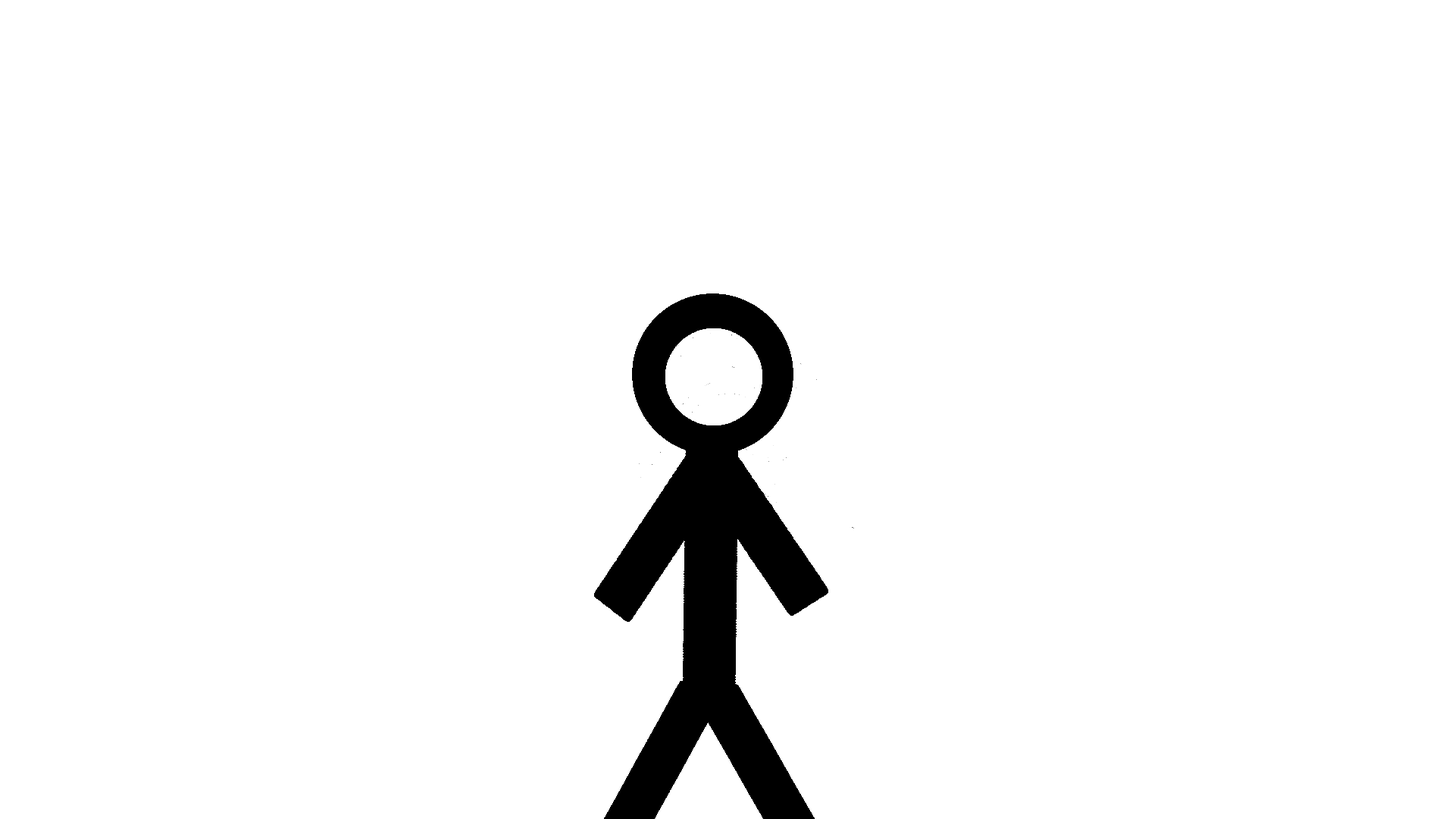
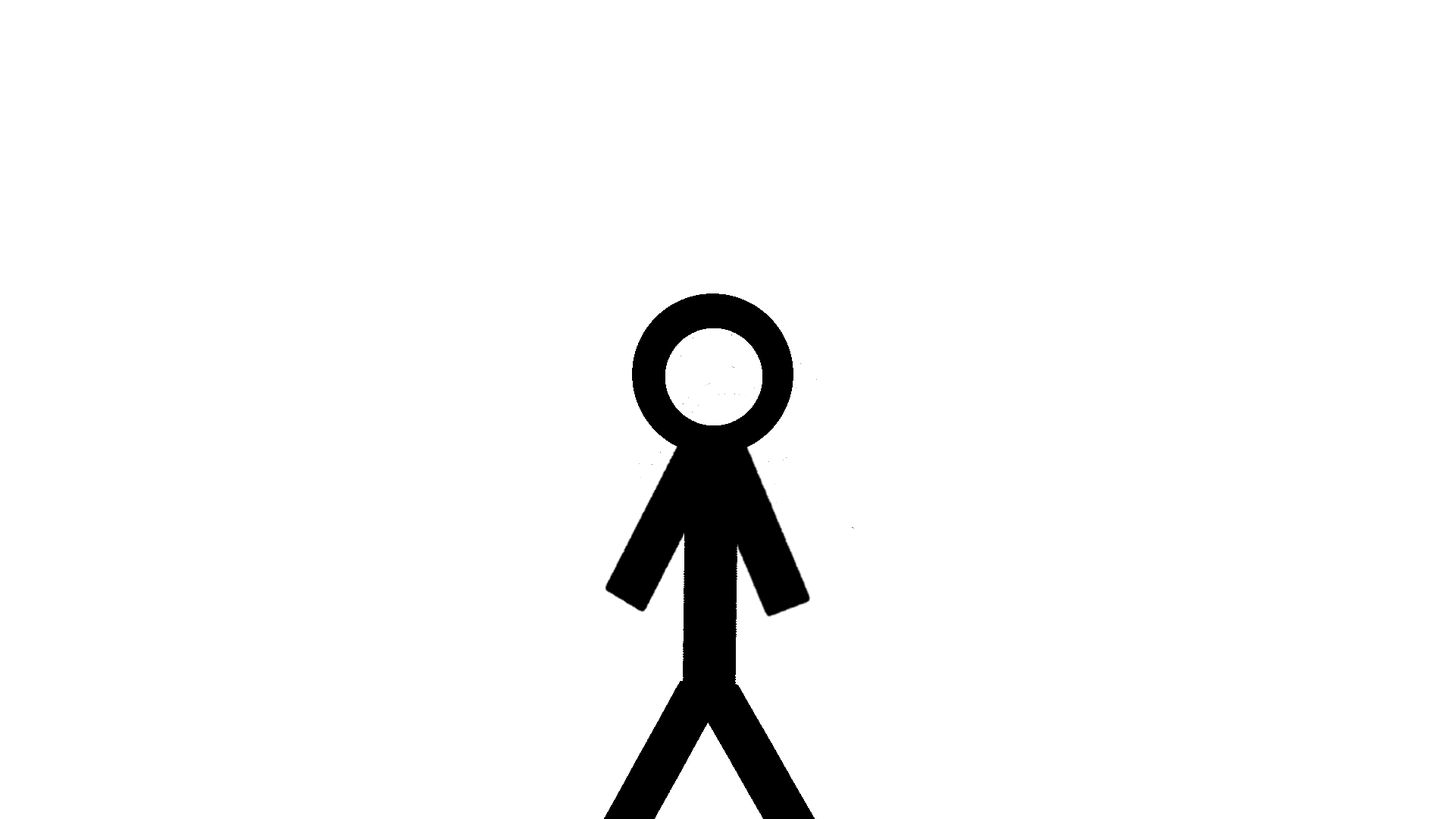
Layered file, before and after one edit (1455x819). Changes by layer:
painted on "Rarm" over [736, 446, 829, 618]
painted on "Larm" over [594, 445, 686, 622]
